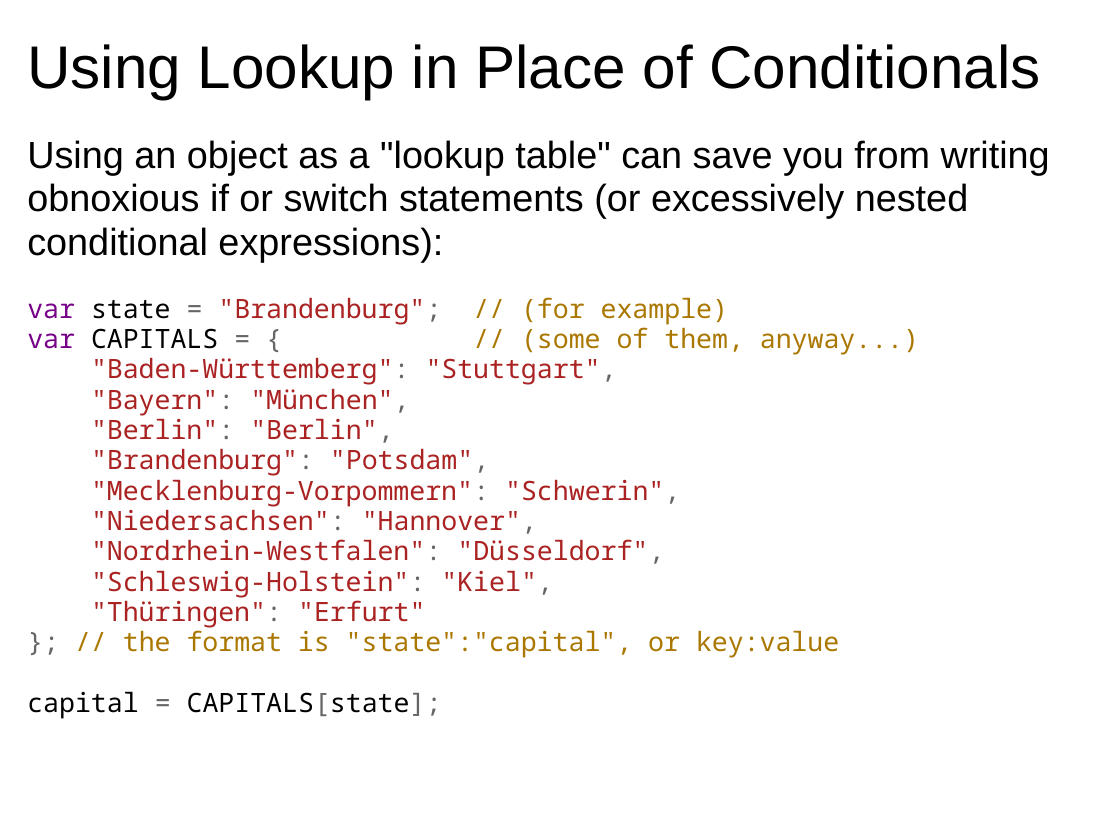
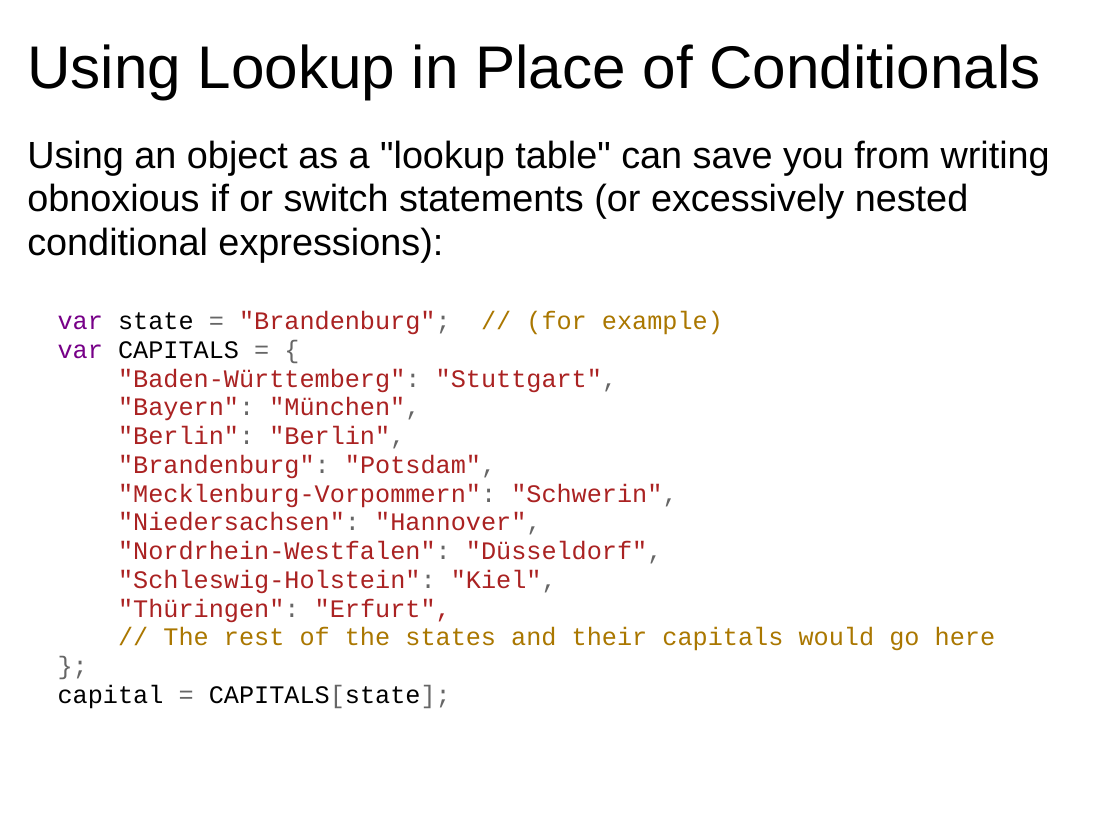
Before and after one commit to dondi/javascript-book, a slide deck: slide 12 of presentations/Chapter_4_Presentation.ppt. Drawn at 1120x840 pixels with LibreOffice and Linux fonts; fonts in the diff are those of the drawing; background and template pictures are left out. Boxes give left, top, right and bottom in pixels: in the first picture for what was removed or moved away, otherwise in the second. Text is boxed around its words. In the diff, an @@ line names an element or a change of style, - is before the commit and + after.

```diff
--- a/presentations/Chapter_4_Presentation.ppt
+++ b/presentations/Chapter_4_Presentation.ppt
@@ text at box(58, 311, 723, 709): size 19 to 18 pt, font Noto Sans Mono to Courier New in "var state = "Brandenburg"; // (for example)", ""Baden-Württemberg": "Stuttgart",", ""Bayern": "München",", ""Berlin": "Berlin"," and 6 more places @@
@@ text at box(58, 341, 239, 359): text changed; size 19 to 18 pt; font Noto Sans Mono to Courier New; text colour #AA7700 to #000000 @@
-var CAPITALS = { // (some of them, anyway...)
+var CAPITALS = {
@@ text at box(118, 598, 995, 651): text changed; size 19 to 18 pt; font Noto Sans Mono to Courier New @@
-"Thüringen": "Erfurt"
-}; // the format is "state":"capital", or key:value
+"Thüringen": "Erfurt",
+// The rest of the states and their capitals would go here
+};
```
Also in this commit, not shown: 11 other slides changed, 3 other files.
